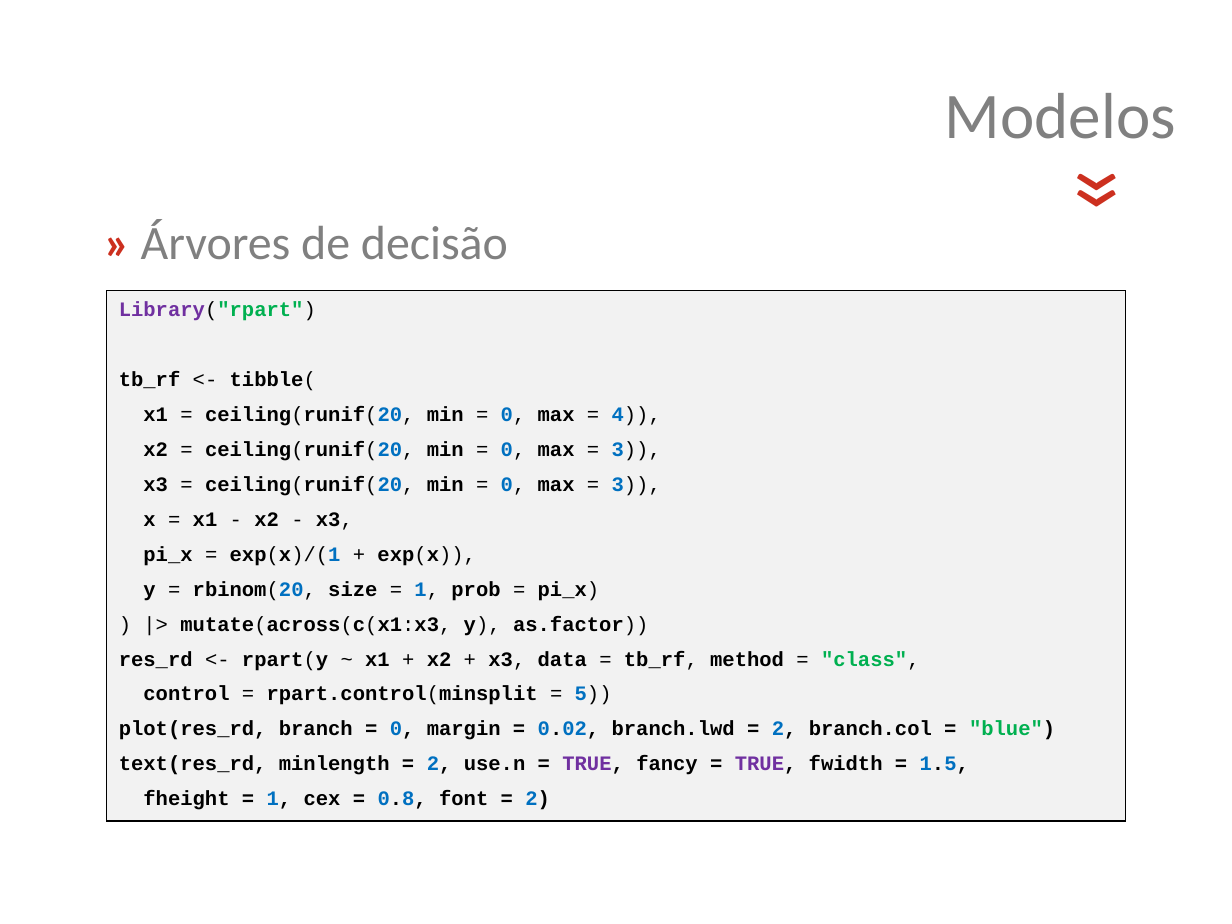
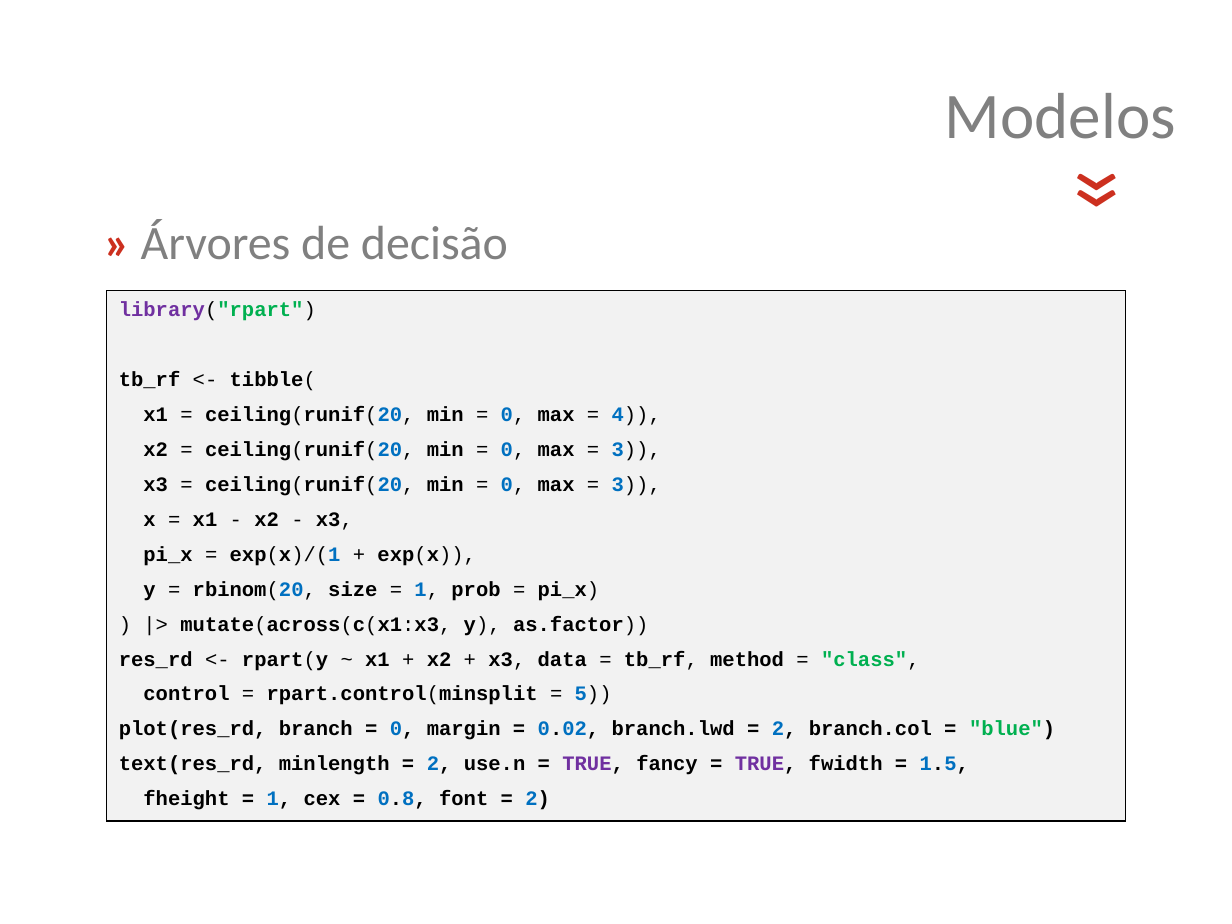
Before and after one commit to jsollari/DSR-II2025, a slide deck: slide 30 of docs/DSR-II2025_JL_slides.pptx. Drawn at 1232x924 pixels with LibreOffice and Linux fonts; fonts in the diff are those of the drawing; background and template pictures are left out. Boxes give left, top, right and bottom in pixels: in the first picture for what was removed or moved away, otherwise in the second. Text is boxed around its words. In the diff, an @@ line names an element or a change of style, - is before the commit and + after.

```diff
--- a/docs/DSR-II2025_JL_slides.pptx
+++ b/docs/DSR-II2025_JL_slides.pptx
@@ text in rectangle at [119, 302, 316, 321]: text changed @@
-Library("rpart")
+library("rpart")
```
Also in this commit, not shown: 3 other files.
